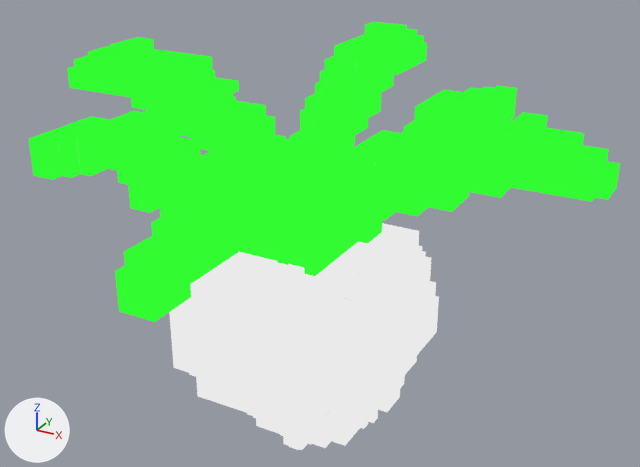
Two versions of the glTF model models/sakurajimadaikon.glb, one commit apart.
Both versions are drawn from a 50 mm lens placed at (0.762, -1.33, 1.094), pointed at (0.01, 0.036, 0.411). Arrows for +X, +Y and +Z are at lower left; the lights stay in place. The older version comes first. Where no turn or scale is listed for an object, it has been applied to the vertices.

Names of what the first picture shows: 'sakurajimadaikon'.
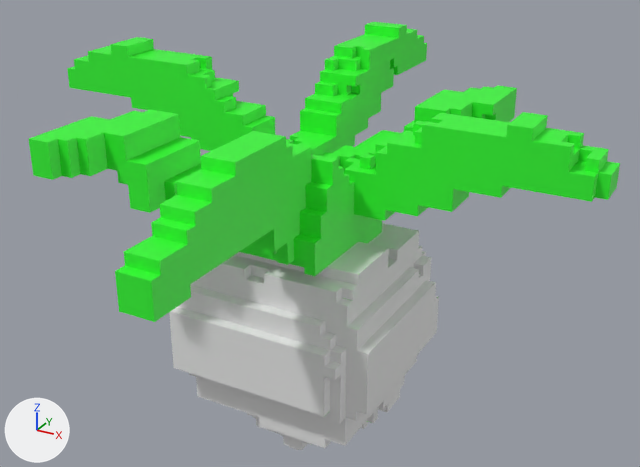
Changed parts and their boxes [x1, y1, x2, y2] in the pictures (640 x 467 px):
'sakurajimadaikon', recoloured (darker)
    both: [29, 22, 620, 450]

The change, as a diff of the scene's bpy script:
```diff
--- a/models/sakurajimadaikon.glb.py
+++ b/models/sakurajimadaikon.glb.py
@@ mat_material_sakurajimadaikon @@
 _N = mat_material_sakurajimadaikon.node_tree.nodes; _L = mat_material_sakurajimadaikon.node_tree.links
-n0 = _N.new('ShaderNodeEmission'); n0.name = 'Emission'
-n1 = _N.new('ShaderNodeLightPath'); n1.name = 'Light Path'
-n2 = _N.new('ShaderNodeBsdfTransparent'); n2.name = 'Transparent BSDF'
-n3 = _N.new('ShaderNodeMixShader'); n3.name = 'Mix Shader'
+n8 = _N.new('ShaderNodeBsdfPrincipled'); n8.name = 'Principled BSDF'
 n4 = _N.new('ShaderNodeOutputMaterial'); n4.name = 'Material Output'
@@ mat_material_sakurajimadaikon @@
 n5 = _N.new('ShaderNodeMix'); n5.name = 'Mix'
 n7.image = img_image_material_sakurajimadaikon_1024
-_L.new(n1.outputs[0], n3.inputs[0])  # 'Is Camera Ray' to 'Factor'
-_L.new(n2.outputs[0], n3.inputs[1])  # 'BSDF' to 'Shader'
-_L.new(n0.outputs[0], n3.inputs[2])  # 'Emission' to 'Shader'
-_L.new(n3.outputs[0], n4.inputs[0])  # 'Shader' to 'Surface'
-_L.new(n5.outputs[2], n0.inputs[0])  # 'Result' to 'Color'
 _L.new(n6.outputs[0], n5.inputs[7])  # 'Color' to 'B'
 _L.new(n7.outputs[0], n5.inputs[6])  # 'Color' to 'A'
+_L.new(n8.outputs[0], n4.inputs[0])  # 'BSDF' to 'Surface'
+_L.new(n5.outputs[2], n8.inputs[0])  # 'Result' to 'Base Color'
```
